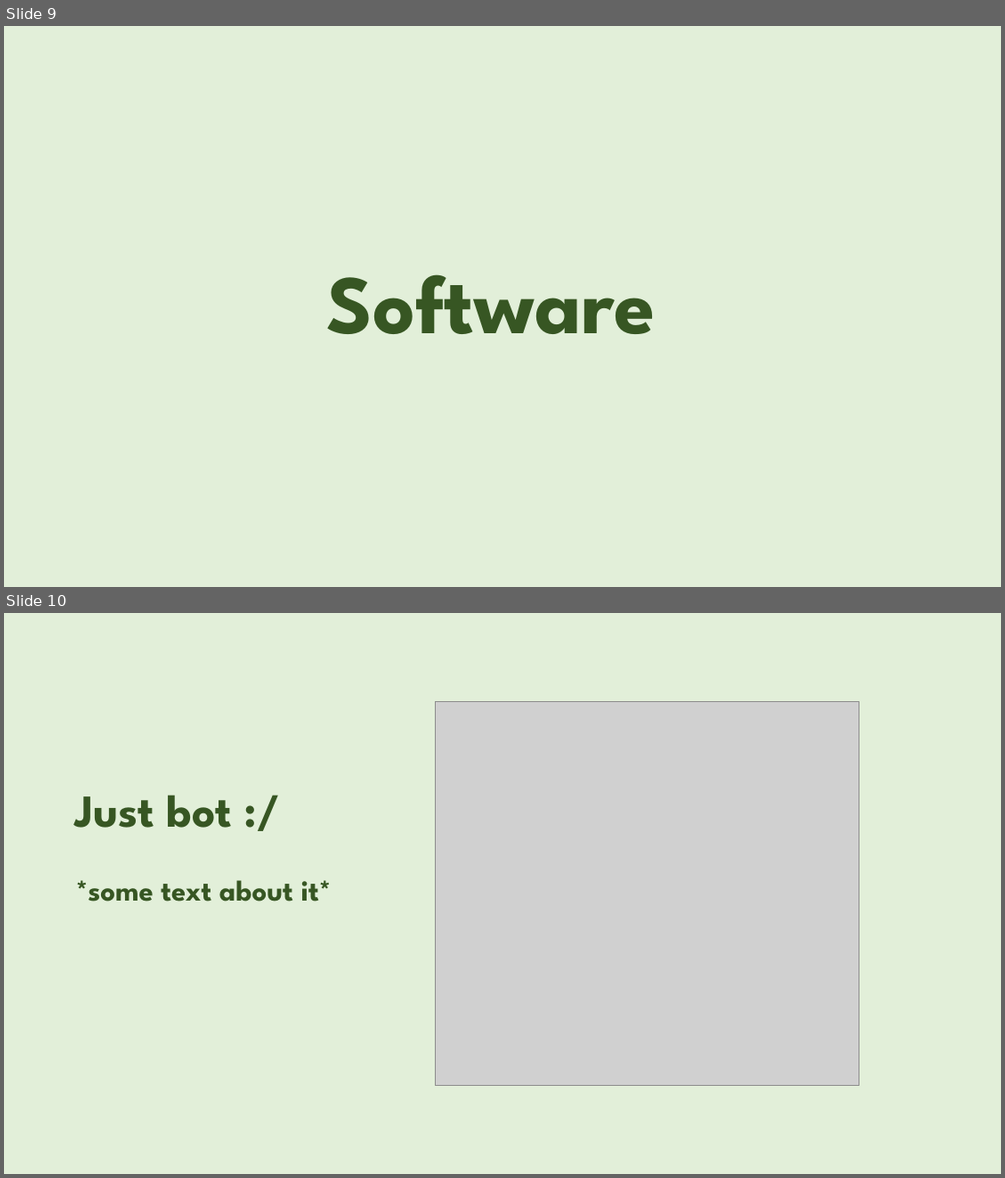
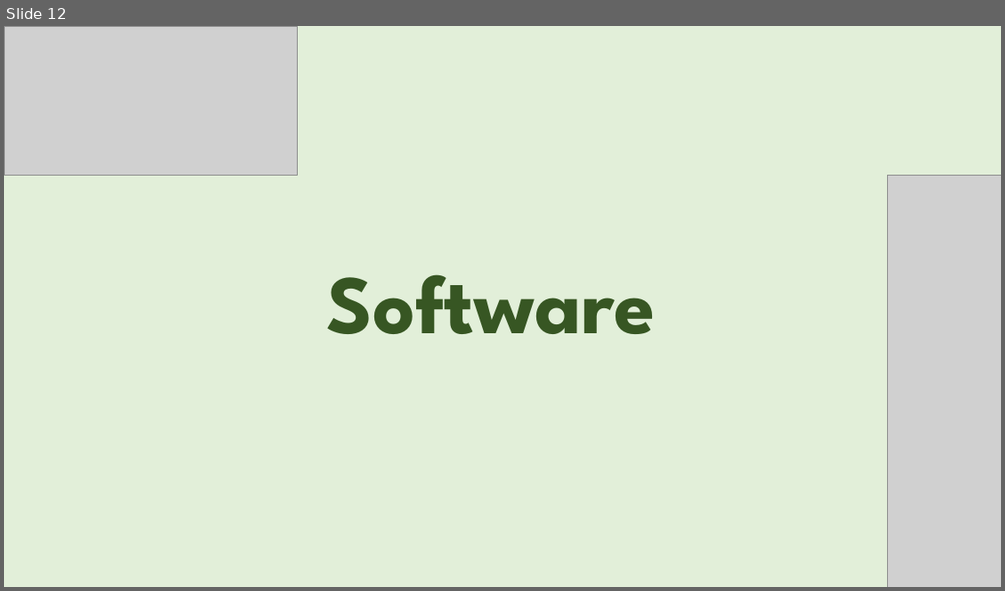
Before and after one commit to AsphodelRem/tv-tennis, a slide deck: presentation.pptx. Shown one above the other, each under a label of ours: slides 9 and 10 before the commit, slide 12 after it. The pictures are 1005x1178 and 1005x591 pixels, drawn with LibreOffice and Linux fonts; fonts in the diff are those of the drawing; grey boxes stand for pictures; background and template pictures are left out. Boxes give left, top, right and bottom in pixels: in the first picture for what was removed or moved away, otherwise in the second. Text is boxed around its words. In the diff, an @@ line names an element or a change of style, - is before the commit and + after.

```diff
--- a/presentation.pptx
+++ b/presentation.pptx
@@ slide 10 removed at <box>4,613,1001,1174</box>, background picture (left out) @@
@@ picture removed at <box>436,701,859,1085</box> @@
@@ title removed at <box>75,795,233,827</box> @@
-Just bot :/
@@ text removed at <box>76,880,332,901</box> @@
-*some text about it*
@@ what was slide 9 is now slide 12 @@
@@ slide 12 changed as well @@
@@ picture added at <box>4,26,297,176</box> @@
@@ picture added at <box>888,176,1001,587</box> @@
```
Also in this commit, not shown: 6 other slides changed, 7 slides added, 3 other slides removed.
